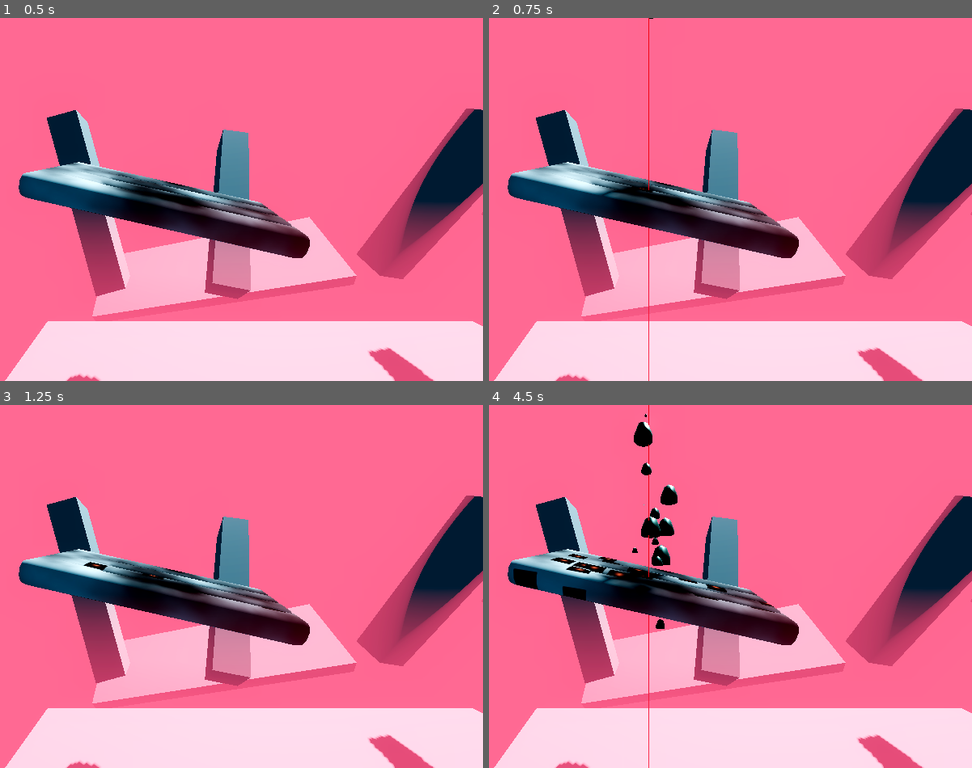
Above: before the commit, frames 1-4 (two rows, left to right).
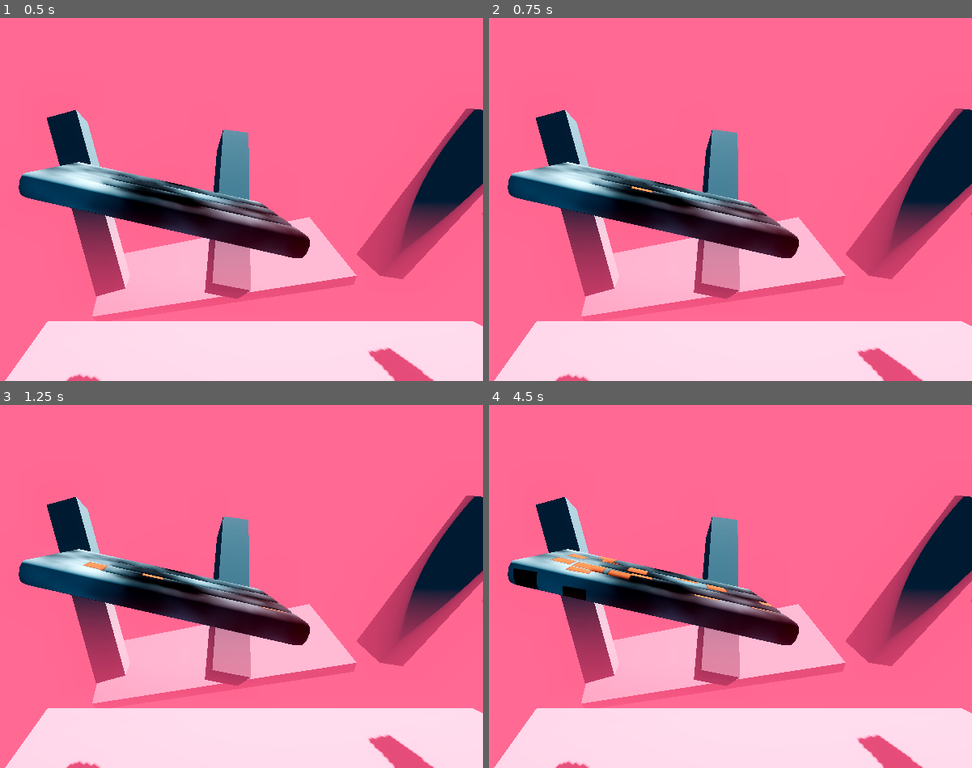
Above: after the commit, the same moments.

Repository: zvodd/godot_experiment_object_dirt
Game: Godot game, scene res://main.tscn
Two runs of this game, one before a commit and one after it. Both use one fixed random seed, a clock stepped at 60 frames per second and the inputs below.
Inputs (mouse positions are in pixels of both pictures, inside the frame that each line leads up to):
- Up to frame 1 (0.5 s): no input
- Up to frame 2 (0.75 s): tap Enter at 0.5 s; move the mouse to (793, 181) at 0.52 s; tap Space at 0.6 s; click (793, 181) at 0.67 s
- Up to frame 3 (1.25 s): tap Space at 0.77, 1.07 s
- Up to frame 4 (4.5 s): tap Space at 1.25, 1.35, 1.52, 1.82, 2.1, 2.75, 2.85, 3.02, 3.32, 3.6, 3.77, 4.07, 4.35 s; move the mouse to (517, 604) at 1.27 s; click (517, 604) at 1.42 s; tap Enter at 2, 3.5 s; move the mouse to (711, 506) at 2.02 s; click (711, 506) at 2.17 s; move the mouse to (614, 659) at 2.77 s; click (614, 659) at 2.92 s; move the mouse to (841, 640) at 3.52 s; click (841, 640) at 3.67 s; move the mouse to (outside the picture) at 4.27 s; click (outside the picture) at 4.42 s

Frame 1 is identical in both runs. In frame 2, 0.3% of the frame differs, in the area x 22-35%, y 0-100%; in frame 3, 0.1%; in frame 4, 1.9%, in the area x 12-60%, y 0-100%.

Commit message:
tiny clean up

Diff:
--- /dev/null
+++ b/cleaning_sim.tscn
@@ -0,0 +1,33 @@
+[gd_scene format=3 uid="uid://bn8qto3otcpch"]
+
+[ext_resource type="Script" uid="uid://cyenk78g0lmpy" path="res://script/bhv_paint.gd" id="1_43gtr"]
+[ext_resource type="Script" uid="uid://q5ilwr68goab" path="res://script/bhv_cleanable_holder.gd" id="2_ds1eq"]
+[ext_resource type="PackedScene" uid="uid://87r8ajuf5eoa" path="res://object/cleanables/pool_float.tscn" id="3_22e5a"]
+[ext_resource type="Script" uid="uid://df604skibtv6t" path="res://script/bhv_orbit_cam.gd" id="4_7c2lk"]
+[ext_resource type="PackedScene" uid="uid://da5ru5qcmjuug" path="res://object/particle.tscn" id="5_bnuwo"]
+
+[node name="CleaningSim" type="Node3D" unique_id=620886610]
+
+[node name="InteractivePaint" type="Node3D" parent="." unique_id=2012388700]
+script = ExtResource("1_43gtr")
+
+[node name="CleanableObject" type="Marker3D" parent="." unique_id=1476174301]
+unique_name_in_owner = true
+transform = Transform3D(1, 0, 0, 0, -4.371139e-08, 1, 0, -1, -4.371139e-08, 0, 0, 0)
+script = ExtResource("2_ds1eq")
+
+[node name="PoolFloat" parent="CleanableObject" unique_id=1243150777 instance=ExtResource("3_22e5a")]
+transform = Transform3D(1, 0, 0, 0, -0.9975225, -0.070348434, 0, 0.070348434, -0.9975225, 0, 0, 0)
+
+[node name="Pivot" type="Node3D" parent="." unique_id=174749440]
+unique_name_in_owner = true
+script = ExtResource("4_7c2lk")
+
+[node name="Camera3D" type="Camera3D" parent="Pivot" unique_id=1108852774]
+unique_name_in_owner = true
+transform = Transform3D(1, 0, 0, 0, 1, 0, 0, 0, 1, 0, 0, 2.1106546)
+
+[node name="WaterParticles" parent="." unique_id=1817565855 instance=ExtResource("5_bnuwo")]
+unique_name_in_owner = true
+transform = Transform3D(1, 0, 0, 0, 1, 0, 0, 0, 1, 0, -10.358858, 0)
+visible = false
--- a/main.tscn
+++ b/main.tscn
@@ -1,16 +1,9 @@
 [gd_scene format=3 uid="uid://cw0tx88fwjrgl"]
 
-[ext_resource type="Script" uid="uid://cyenk78g0lmpy" path="res://script/bhv_paint.gd" id="1_0xm2m"]
+[ext_resource type="PackedScene" uid="uid://bn8qto3otcpch" path="res://cleaning_sim.tscn" id="2_0xm2m"]
 [ext_resource type="Environment" uid="uid://dri63rp7mm5yu" path="res://materials/env_hotpink_amazing.tres" id="2_lquwl"]
-[ext_resource type="Script" uid="uid://q5ilwr68goab" path="res://script/bhv_cleanable_holder.gd" id="3_7mycd"]
-[ext_resource type="Script" uid="uid://df604skibtv6t" path="res://script/bhv_orbit_cam.gd" id="3_h2yge"]
-[ext_resource type="PackedScene" uid="uid://da5ru5qcmjuug" path="res://object/particle.tscn" id="4_1bvp3"]
-[ext_resource type="PackedScene" uid="uid://87r8ajuf5eoa" path="res://object/cleanables/pool_float.tscn" id="4_7mycd"]
 
 [node name="Main" type="Node3D" unique_id=1539786103]
-
-[node name="InteractivePaint" type="Node3D" parent="." unique_id=1364195981]
-script = ExtResource("1_0xm2m")
 
 [node name="DirectionalLight3D" type="DirectionalLight3D" parent="." unique_id=2142097458]
 transform = Transform3D(-0.8660254, -0.43301278, 0.25, 0, 0.49999997, 0.86602545, -0.50000006, 0.75, -0.43301266, 0, 0, 0)
@@ -18,26 +11,6 @@
 
 [node name="WorldEnvironment" type="WorldEnvironment" parent="." unique_id=426892989]
 environment = ExtResource("2_lquwl")
-
-[node name="CleanableObject" type="Marker3D" parent="." unique_id=286317715]
-unique_name_in_owner = true
-transform = Transform3D(1, 0, 0, 0, -4.371139e-08, 1, 0, -1, -4.371139e-08, 0, 0, 0)
-script = ExtResource("3_7mycd")
-
-[node name="PoolFloat" parent="CleanableObject" unique_id=1243150777 instance=ExtResource("4_7mycd")]
-transform = Transform3D(1, 0, 0, 0, -0.9975225, -0.070348434, 0, 0.070348434, -0.9975225, 0, 0, 0)
-
-[node name="Pivot" type="Node3D" parent="." unique_id=376242374]
-unique_name_in_owner = true
-script = ExtResource("3_h2yge")
-
-[node name="Camera3D" type="Camera3D" parent="Pivot" unique_id=1915024707]
-unique_name_in_owner = true
-transform = Transform3D(1, 0, 0, 0, 1, 0, 0, 0, 1, 0, 0, 2.1106546)
-
-[node name="WaterParticles" parent="." unique_id=1817565855 instance=ExtResource("4_1bvp3")]
-unique_name_in_owner = true
-visible = false
 
 [node name="Node" type="Node" parent="." unique_id=758712335]
 
@@ -64,3 +37,5 @@
 [node name="CSGBox3D4" type="CSGBox3D" parent="Node" unique_id=1311284617]
 transform = Transform3D(-0.18828987, 0.9821135, 0, -0.86642945, -0.16611105, -0.4708579, -0.4624359, -0.08865777, 0.88220906, 7.729851, -0.097229004, -4.6300244)
 size = Vector3(4.8911133, 0.805542, 1)
+
+[node name="CleaningSim" parent="." unique_id=620886610 instance=ExtResource("2_0xm2m")]
--- a/script/bhv_cleanable_holder.gd
+++ b/script/bhv_cleanable_holder.gd
@@ -14,6 +14,8 @@
 var image : Image = Image.new()
 var imagetex : ImageTexture
 var brush_mask : Image = Image.new()
+
+var brush : Image
 var image_dims : Vector2
 
 func _onready_vars() -> void:
@@ -49,12 +51,7 @@
 	# We create an image that is fully transparent where the brush was white
 	#brush_mask = init_brush_img.get_image()
 	brush_mask.copy_from(init_brush_img)
-
 	brush_mask.convert(Image.FORMAT_RGBA8)
-
-	print(image.get_format())
-	print(imagetex.get_format())
-	print(brush_mask.get_format())
 
 	for x in range(brush_mask.get_width()):
 		for y in range(brush_mask.get_height()):
@@ -63,6 +60,19 @@
 			# This makes the "brush" a patch of transparency
 			brush_mask.set_pixel(x, y, Color(0, 0, 0, 1.0 - p.r))
 
+	# Create a solid source image that is completely transparent.
+	# When we blend this onto the dirt, it 'adds' transparency.
+	var bmdim := brush_mask.get_size()
+	brush = Image.create(bmdim.x, bmdim.y, false, Image.FORMAT_RGBA8)
+	brush.fill(Color(0, 0, 0, 0)) # Fully transparent source
+
+	# Your mask logic is fine, but make sure the white parts of your
+	# brush texture result in alpha 1.0 in the mask to 'apply' the brush source.
+	for x in range(brush_mask.get_width()):
+		for y in range(brush_mask.get_height()):
+			var p = brush_mask.get_pixel(x, y)
+			# If your brush texture is white-on-black, use p.r directly
+			brush_mask.set_pixel(x, y, Color(1, 1, 1, 1.0 - (p.r * 1.2)))
 
 func _input(event: InputEvent) -> void:
 	if event is InputEventKey:
@@ -71,9 +81,7 @@
 			var rloc =  Vector2(randf(), randf())
 			erase_dirt(rloc)
 
-## pos: The UV coordinate (0.0 to 1.0) from a raycast or collision
 func erase_dirt(uv: Vector2) -> void:
-	# 1. Convert UV to absolute pixel coordinates
 	var img_size = image.get_size()
 	var pixel_pos = Vector2i(
 		floor(uv.x * img_size.x),
@@ -81,24 +89,20 @@
 	)
 
 	var brush_size = brush_mask.get_size()
-
-	# 2. Center the brush on the pixel_pos
-	# (e.g., if brush is 16x16, top_left is pixel_pos - 8)
 	var top_left = pixel_pos - (brush_size / 2)
 
-	# 3. Perform the blit
-	# Ensure image and brush_mask are still the same format (RGBA8)
+	# Use blend_rect_mask instead of blit_rect_mask
+	# This will use the brush_mask's alpha to determine the strength of the 'brush'
 	image.blit_rect_mask(
-		brush_mask,
+		brush,
 		brush_mask,
 		Rect2i(Vector2i.ZERO, brush_size),
 		top_left
 	)
 
-	# 4. Push update to GPU
 	imagetex.update(image)
 
-#TODO
+
 func erase_dirt_from_face(hit_pos:Vector3, face_idx:int) -> void:
 	# 3. Get the indices of the 3 vertices making up the hit face
 	var v1_idx = mesh_data.get_face_vertex(face_idx, 0)
--- a/script/bhv_paint.gd
+++ b/script/bhv_paint.gd
@@ -44,10 +44,10 @@
 		var normal = intersection.get("normal")
 		var faceidx = intersection.get("face_index")
 		#print(pos)
-		debug_line(pos, pos + normal * 0.2)
+		#debug_line(pos, pos + normal * 0.2)
 
 		## Water Particles
-		water_particles.global_position = pos
+		#water_particles.global_position = pos
 
 		## Send to paint
 		cleanable_object.erase_dirt_from_face(pos, faceidx)
